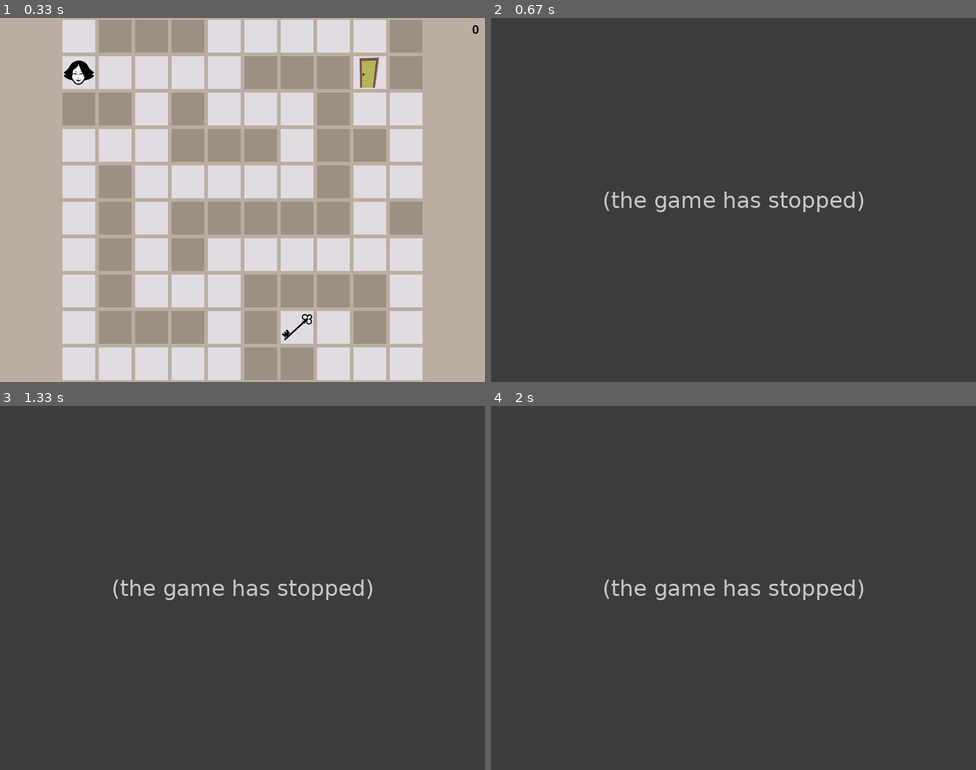
Above: before the commit, frames 1-4 (two rows, left to right).
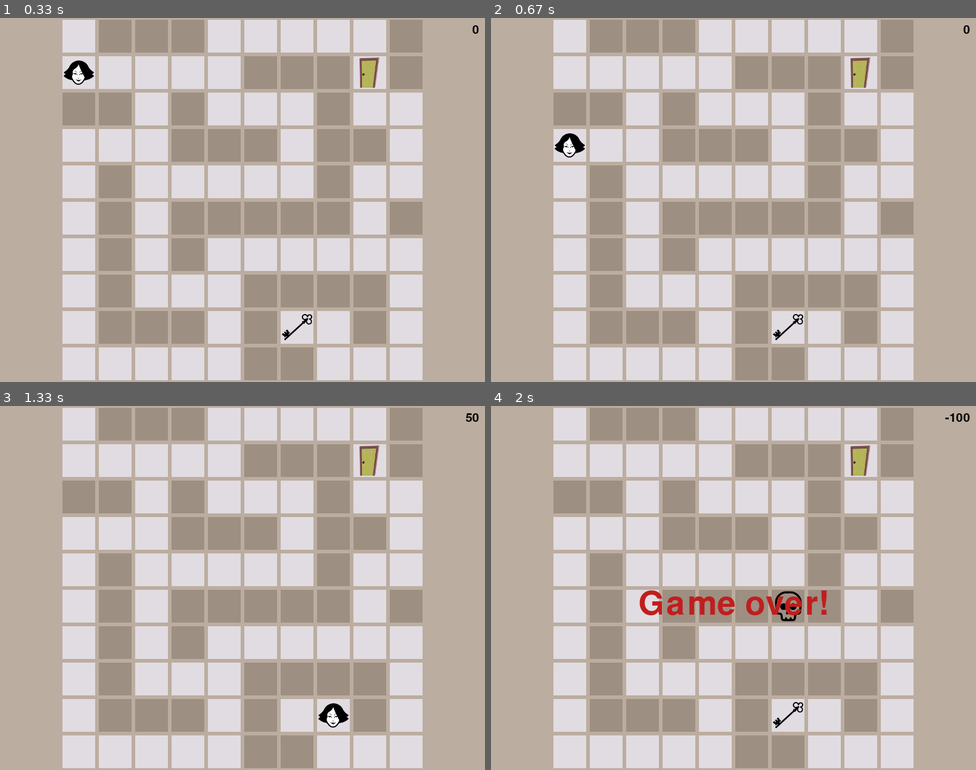
Above: after the commit, the same moments.

Repository: JasonMerit/TetrisAI
Game: pygame game, started from GridWorld/AI_GridWorld(greedy).py
The game is run twice, just before and just after one commit, with the same random seed, the same clock (stepped at 60 frames per second) and the same inputs.
Inputs:
- Up to frame 1 (0.33 s): no input
- Up to frame 2 (0.67 s): hold Esc from 0.33 s (still down); hold Right from 0.33 s (still down)
- Up to frame 3 (1.33 s): release Esc at 0.8 s; release Right at 0.8 s; tap S at 0.83 s
- Up to frame 4 (2 s): hold A 1.4-1.87 s; hold Right 1.4-1.87 s; tap A at 1.9 s

Frame 1 is identical in both runs. In frame 2, 100% of the frame differs, in the area x 0-100%, y 0-100%; in frame 3, 100%; in frame 4, 100%.
Before the commit the program exited at 0.4 s; later frames show no game.

Commit message:
20/12
Foundation and rendering.

Diff:
--- a/GridWorld/GridWorld.py
+++ b/GridWorld/GridWorld.py
@@ -182,3 +182,123 @@
         score = 0
         has_key = False
         return (x, y, has_key, board, score)
+
+
+
+
+# Grid World: AI-controlled play
+
+# Instructions:
+#   Move up, down, left, or right to move the character. The
+#   objective is to find the key and get to the door
+#
+# Control:
+#    arrows  : Merge up, down, left, or right
+#    s       : Toggle slow play
+#    a       : Toggle AI player
+#    d       : Toggle rendering
+#    r       : Restart game
+#    q / ESC : Quit
+from collections import defaultdict
+
+# Initialize the environment
+env = GridWorld()
+env.reset()
+x, y, has_key = env.get_state()
+
+# Definitions and default settings
+actions = ['left', 'right', 'up', 'down']
+exit_program = False
+action_taken = False
+slow = True
+runai = True
+render = True
+done = False
+
+# Game clock
+clock = pygame.time.Clock()
+
+# INSERT YOUR CODE HERE (1/2)
+# Define data structure for q-table
+# Here, we will use optimistic initialization and assume all state-actions
+#   have quality 0. This is optimistic, because each step yields reward -1 and
+#   only the key and door give positive rewards (50 and 100)
+Q = defaultdict(lambda: [0., 0., 0., 0.])
+# END OF YOUR CODE (1/2)
+
+while not exit_program:
+    if render:
+        env.render()
+
+    # Slow down rendering to 5 fps
+    if slow and runai:
+        clock.tick(5)
+
+    # Automatic reset environment in AI mode
+    if done and runai:
+        env.reset()
+        x, y, has_key = env.get_state()
+
+    # Process game events
+    for event in pygame.event.get():
+        if event.type == pygame.QUIT:
+            exit_program = True
+        if event.type == pygame.KEYDOWN:
+            if event.key in [pygame.K_ESCAPE, pygame.K_q]:
+                exit_program = True
+            if event.key == pygame.K_UP:
+                action, action_taken = 'up', True
+            if event.key == pygame.K_DOWN:
+                action, action_taken  = 'down', True
+            if event.key == pygame.K_RIGHT:
+                action, action_taken  = 'right', True
+            if event.key == pygame.K_LEFT:
+                action, action_taken  = 'left', True
+            if event.key == pygame.K_r:
+                env.reset()
+            if event.key == pygame.K_d:
+                render = not render
+            if event.key == pygame.K_s:
+                slow = not slow
+            if event.key == pygame.K_a:
+                runai = not runai
+                clock.tick(5)
+
+    # AI controller (enable/disable by pressing 'a')
+    if runai:
+        # INSERT YOUR CODE HERE (2/2)
+        #
+        # Implement a Grid World AI (q-learning): Control the person by
+        # learning the optimal actions through trial and error
+        #
+        # The state of the environment is available in the variables
+        #    x, y     : Coordinates of the person (integers 0-9)
+        #    has_key  : Has key or not (boolean)
+        #
+        # To take an action in the environment, use the call
+        #    (x, y, has_key), reward, done = env.step(action)
+        #
+        #    This gives you an updated state and reward as well as a Boolean
+        #    done indicating if the game is finished. When the AI is running,
+        #    the game restarts if done=True
+
+        # 1. choose an action
+        q_current = Q[(x,y,has_key)]
+        action_num =  np.argmax(q_current)
+        action = actions[action_num]
+        # 2. step the environment
+        (x, y, has_key), reward, done = env.step(action)
+        # 3. update q table
+        q_next = Q[(x, y, has_key)]
+        q_current[action_num] = reward + 0.9*np.max(q_next)
+
+        # END OF YOUR CODE (2/2)
+
+    # Human controller
+    else:
+        if action_taken:
+            (x, y, has_key), reward, done = env.step(action)
+            action_taken = False
+
+
+env.close()
--- /dev/null
+++ b/Main.py
@@ -0,0 +1,8 @@
+from TetrisAI import Tetris
+import numpy as np
+import pygame
+
+# Initialize the environment
+env = Tetris()
+env.reset()
+x, y, board = env.get_state()
--- a/Tetris.py
+++ b/Tetris.py
@@ -1,18 +1,192 @@
-# This is a sample Python script.
+# Grid World game
 
-# Press Shift+F10 to execute it or replace it with your code.
-# Press Double Shift to search everywhere for classes, files, tool windows, actions, and settings.
+# Import libraries used for this program
+
+import pygame
+import numpy as np
+
+#%%
+
+class Tetris():
+    # Rendering?
+    rendering = False
+
+    # Rendering Dimensions
+    screenSize = 600
+    cellSize = 20
+    offset = 100
+
+    # Colors
+    yellow = (236,226,157)
+    red = (180,82,80)
+    cyan = (105,194,212)
+    blue = (75,129,203,)
+    pink = (205,138,206)
+    orange = (211,160,103)
+    green = (75,129,203)
+    badColor = (192, 30, 30)
+    black = (34,34,34)
+    grey = (184,184,184)
+
+    def __init__(self, state=None):
+        pygame.init()
+        self.reward = 0
+        self.x, self.y, self.board, self.score = self.new_game()
+
+    def get_state(self):
+        return (self.x, self.y)
+
+    def step(self, action):
+        # Move piece
+        if not self.game_over(self.y, self.board):
+            self.x, self.y, self.board, self.score = self.move(self.x, self.y, self.board, self.score, action)
+
+        # return observation, reward, done
+        done = self.game_over(self.y, self.board)
+        return (self.x, self.y, done)
+
+    def render(self):
+        if not self.rendering:
+            self.init_render()
+
+        # Clear the screen
+        self.screen.fill(self.black)
+
+        # Draw board
+        border = 0.5
+        pygame.draw.rect(self.screen, self.grey, pygame.Rect(150-2,100-2,200+3,480+3))
+        for i in range(len(self.board[0])):
+            for j in range(len(self.board)):
+                val = self.board[j,i]
+                col = self.red if val != 0 else self.black
+                pygame.draw.rect(self.screen, col, pygame.Rect(150+self.cellSize*i+border,100+self.cellSize*j+border,self.cellSize-2*border,self.cellSize-2*border))
 
 
-def print_hi(name):
-    # Use a breakpoint in the code line below to debug your script.
 
-    print('gOD iS gREAt')
-    print(f'Hi, {name}')  # Press Ctrl+F8 to toggle the breakpoint.
+        text = self.scorefont.render("{:}".format(self.score), True, (0,0,0))
+        self.screen.blit(text, (790-text.get_width(), 10))
 
+        # Draw game over or you won
+        if self.game_over(self.y, self.board):
+            msg = 'Game over!'
+            col = self.badColor
+            text = self.bigfont.render(msg, True, col)
+            textpos = text.get_rect(centerx=self.background.get_width()/2)
+            textpos.top = 300
+            self.screen.blit(text, textpos)
 
-# Press the green button in the gutter to run the script.
-if __name__ == '__main__':
-    print_hi('PyCharm')
+        # Display
+        pygame.display.flip()
 
-# See PyCharm help at https://www.jetbrains.com/help/pycharm/
+    def reset(self):
+        self.x, self.y, self.board, self.score = self.new_game()
+
+    def close(self):
+        pygame.quit()
+
+    def init_render(self):
+
+        self.screen = pygame.display.set_mode([self.screenSize, self.screenSize])
+        pygame.display.set_caption('Tetris')
+        self.background = pygame.Surface(self.screen.get_size())
+        self.rendering = True
+        self.clock = pygame.time.Clock()
+
+        # Set up game
+        self.bigfont = pygame.font.Font(None, 80)
+        self.scorefont = pygame.font.Font(None, 30)
+
+    def game_over(self, y, board):
+        #if np.any(board[0]):
+            #return True
+
+        return False
+
+    def move(self, x, y, board, score, action):
+        nx, ny = x, y
+
+        if y == 23 or board[y+1,x] != 0:
+            print('Floor')
+            pass
+        else:
+            ny = y + 1 #Drop down
+
+        if action=='left':
+            if nx>0:
+                nx = x - 1
+        elif action=='right':
+            if nx<9:
+                nx = x + 1
+        elif action=='down':
+            if y != 23:
+                if board[y+1,x] == 0:
+                    ny = y + 1 #Drop down
+        elif action=="A":
+            nx, ny = self.rotate(True)
+        elif action=="B":
+            nx, ny = self.rotate(False)
+        else:
+            pass
+
+        # Update position
+        board[y, x] = 0
+        board[ny, nx] = 1
+        self.x, self.y = nx, ny
+
+        return (nx, ny, board, score)
+
+    def new_game(self):
+        board = np.zeros([24,10])
+        score = 0
+        self.x, self.y = 4, 0
+        board[self.y, self.x] = 1
+        return (self.x, self.y, board, score)
+
+# Initialize the environment
+env = Tetris()
+env.reset()
+x, y = env.get_state()
+
+# Definitions and default settings
+actions = ['left', 'right', 'up', 'down']
+exit_program = False
+action_taken = False
+slow = True
+runai = False
+render = True
+done = False
+
+clock = pygame.time.Clock()
+
+while not exit_program:
+    if render:
+        env.render()
+
+    clock.tick(40)
+
+    # Process game events
+    for event in pygame.event.get():
+        if event.type == pygame.QUIT:
+            exit_program = True
+        if event.type == pygame.KEYDOWN:
+            if event.key in [pygame.K_ESCAPE, pygame.K_q]:
+                exit_program = True
+            if event.key == pygame.K_RIGHT:
+                action, action_taken = "right", True
+            if event.key == pygame.K_LEFT:
+                action, action_taken = "left", True
+            if event.key == pygame.K_UP:
+                action, action_taken = "up", True
+            if event.key == pygame.K_DOWN or event.key == pygame.K_SPACE:
+                action, action_taken = "down", True
+
+    # AI controller
+    if runai:
+        pass
+
+    else:
+        if action_taken:
+            x, y, done = env.step(action)
+            action_taken = False
+
+env.close()
